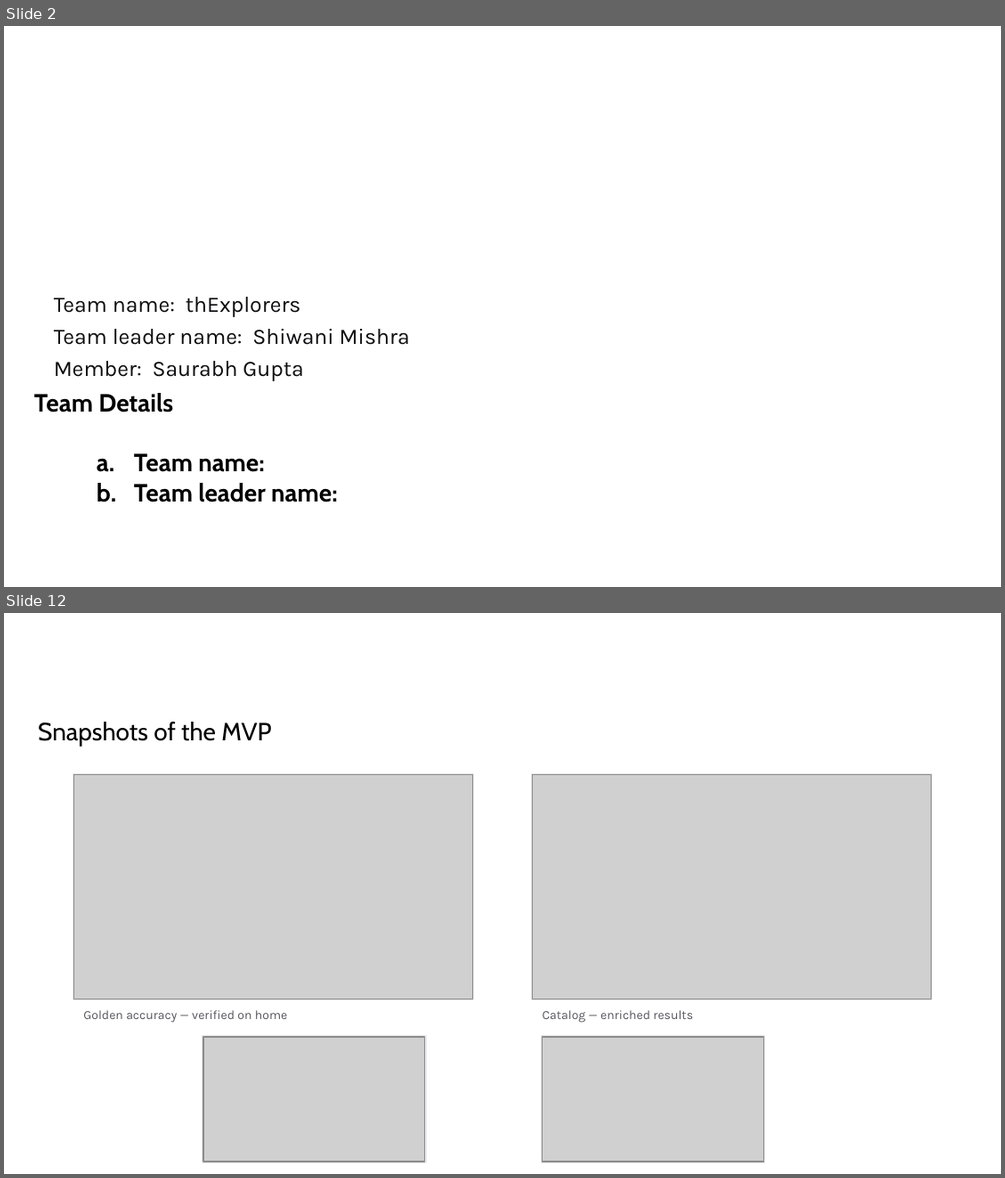
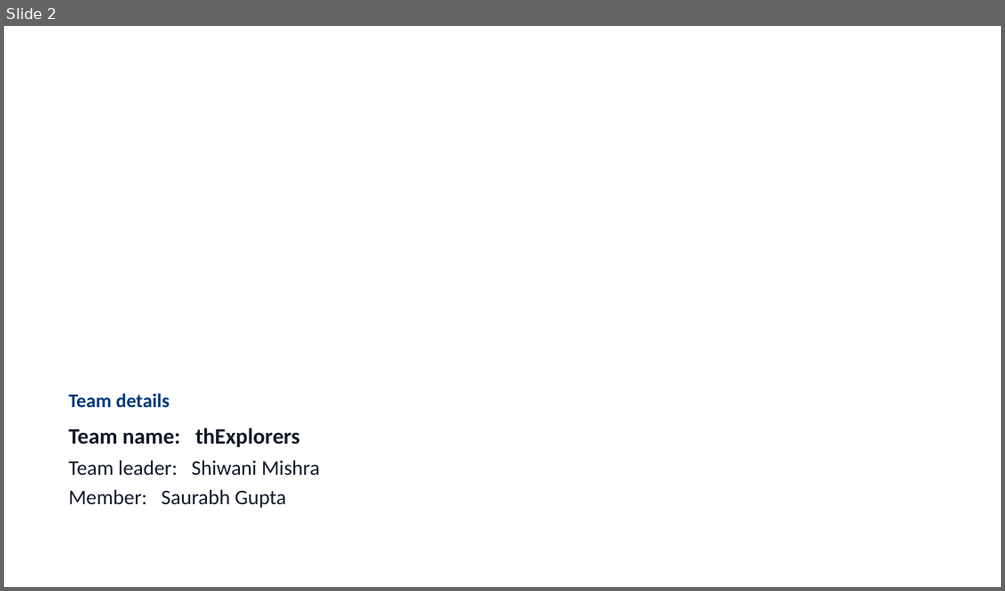
Before and after one commit to shiwani42/unihack-product-enrichment, a slide deck: submission/UniHack_thExplorers_Prototype.pptx. Shown one above the other, each under a label of ours: slides 2 and 12 before the commit, slide 2 after it; the slides between them are not shown. The pictures are 1005x1178 and 1005x591 pixels, drawn with LibreOffice and Linux fonts; fonts in the diff are those of the drawing; grey boxes stand for pictures; background and template pictures are left out. Boxes give left, top, right and bottom in pixels: in the first picture for what was removed or moved away, otherwise in the second. Text is boxed around its words. In the diff, an @@ line names an element or a change of style, - is before the commit and + after.

```diff
--- a/submission/UniHack_thExplorers_Prototype.pptx
+++ b/submission/UniHack_thExplorers_Prototype.pptx
@@ slide 12 removed at (4, 613, 1001, 1174), background picture (left out) @@
@@ text removed at (38, 722, 271, 747) @@
-Snapshots of the MVP
@@ rectangle removed at (73, 773, 474, 1000) @@
@@ picture removed at (73, 774, 472, 998) @@
@@ rectangle removed at (531, 773, 932, 1000) @@
@@ picture removed at (533, 774, 931, 998) @@
@@ text removed at (83, 1010, 287, 1022) @@
-Golden accuracy — verified on home
@@ text removed at (542, 1010, 693, 1022) @@
-Catalog — enriched results
@@ rectangle removed at (202, 1036, 426, 1162) @@
@@ picture removed at (203, 1037, 425, 1161) @@
@@ rectangle removed at (542, 1036, 765, 1162) @@
@@ picture removed at (542, 1037, 763, 1161) @@
@@ slide 2 changed as well @@
@@ text removed at (54, 297, 410, 381) @@
-Team name: thExplorers
-Team leader name: Shiwani Mishra
-Member: Saurabh Gupta
@@ text at (69, 393, 319, 507): text changed; size 18 to 15 pt; font Cabin to Calibri; text colour #000000 to #111827; bold off @@
-Team Details
-  a. Team name:
-  b. Team leader name:
+Team details
+Team name: thExplorers
+Team leader: Shiwani Mishra
+Member: Saurabh Gupta
```
Also in this commit, not shown: 12 other slides changed, 2 slides added, 1 other slide removed, 43 other files.
